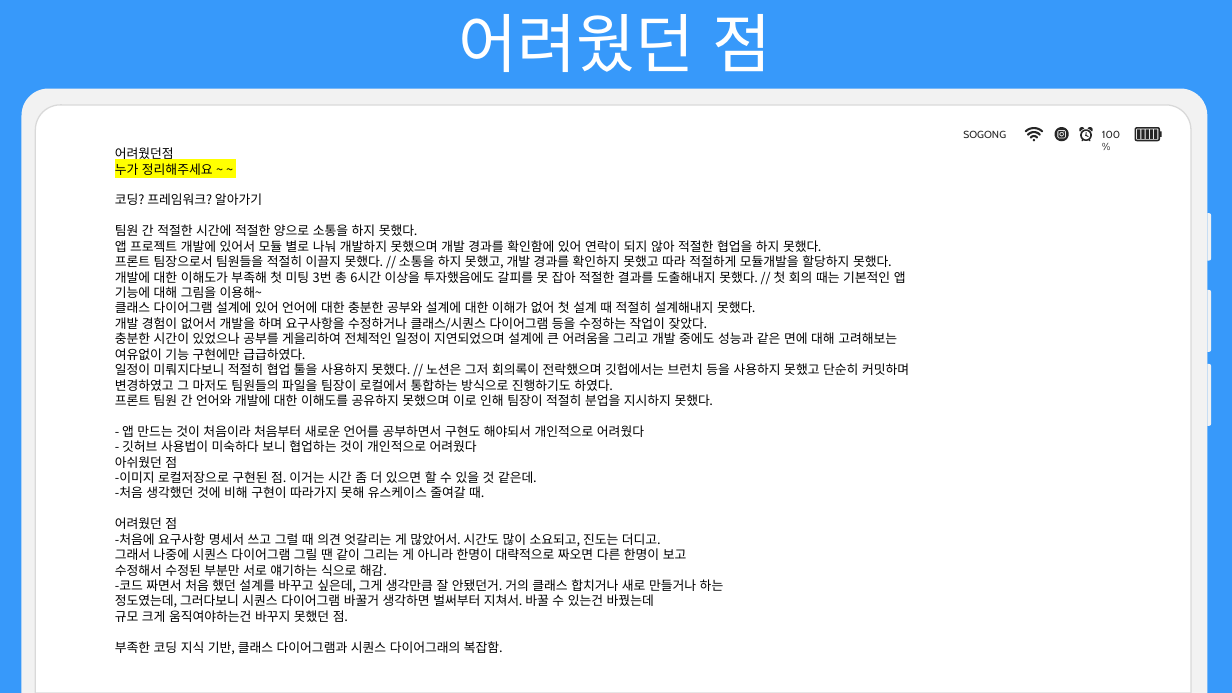
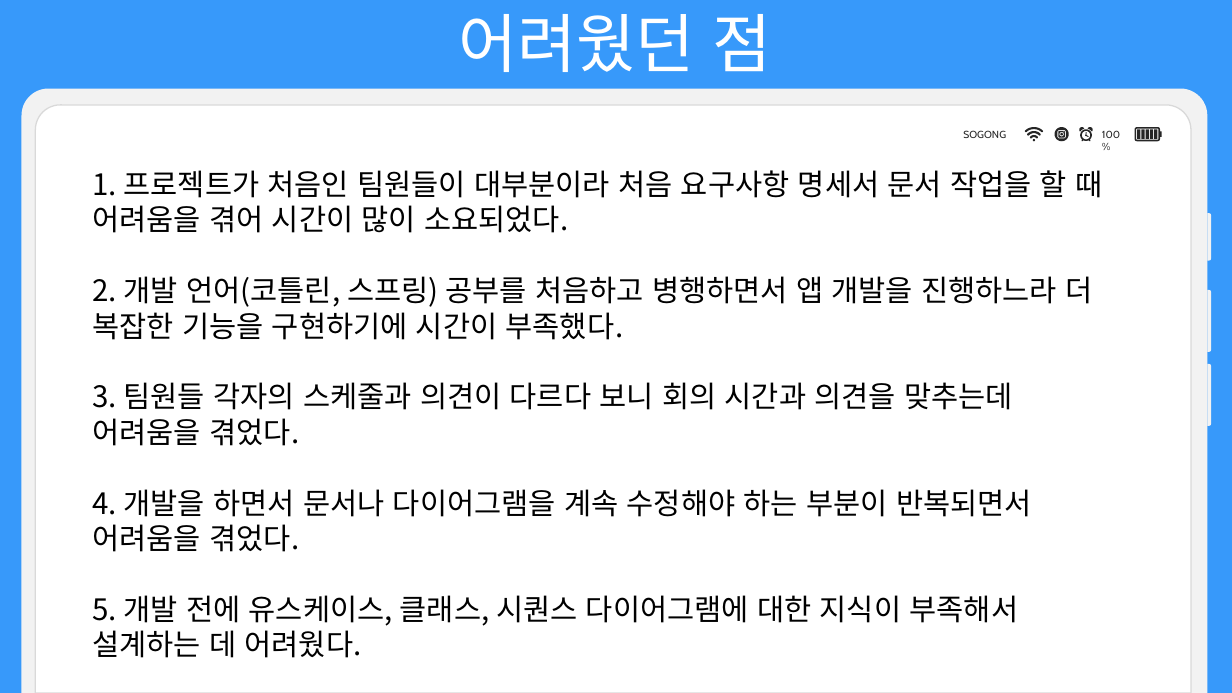
Before and after one commit to choign3123/SE_7, a slide deck: slide 35 of 발표/소프트웨어공학 발표(거의완성).pptx. Drawn at 1232x693 pixels with LibreOffice and Linux fonts; fonts in the diff are those of the drawing. Boxes give left, top, right and bottom in pixels: in the first picture for what was removed or moved away, otherwise in the second. Text is boxed around its words. In the diff, an @@ line names an element or a change of style, - is before the commit and + after.

Commit message:
어려웠던점 배웠던점

```diff
--- a/발표/소프트웨어공학 발표(거의완성).pptx
+++ b/발표/소프트웨어공학 발표(거의완성).pptx
@@ text removed at [115, 145, 909, 655] @@
-어려웠던점
-누가 정리해주세요 ~ ~
-코딩? 프레임워크? 알아가기
-팀원 간 적절한 시간에 적절한 양으로 소통을 하지 못했다.
-앱 프로젝트 개발에 있어서 모듈 별로 나눠 개발하지 못했으며 개발 경과를 확인함에 있어 연락이 되지 않아 적절한 협업을 하지 못했다.
-프론트 팀장으로서 팀원들을 적절히 이끌지 못했다. // 소통을 하지 못했고, 개발 경과를 확인하지 못했고 따라 적절하게 모듈개발을 할당하지 못했다.
-개발에 대한 이해도가 부족해 첫 미팅 3번 총 6시간 이상을 투자했음에도 갈피를 못 잡아 적절한 결과를 도출해내지 못했다. // 첫 회의 때는 기본적인 앱 기능에 대해 그림을 이용해~
-클래스 다이어그램 설계에 있어 언어에 대한 충분한 공부와 설계에 대한 이해가 없어 첫 설계 때 적절히 설계해내지 못했다.
-개발 경험이 없어서 개발을 하며 요구사항을 수정하거나 클래스/시퀀스 다이어그램 등을 수정하는 작업이 잦았다.
-충분한 시간이 있었으나 공부를 게을리하여 전체적인 일정이 지연되었으며 설계에 큰 어려움을 그리고 개발 중에도 성능과 같은 면에 대해 고려해보는 여유없이 기능 구현에만 급급하였다.
-일정이 미뤄지다보니 적절히 협업 툴을 사용하지 못했다. // 노션은 그저 회의록이 전락했으며 깃헙에서는 브런치 등을 사용하지 못했고 단순히 커밋하며 변경하였고 그 마저도 팀원들의 파일을 팀장이 로컬에서 통합하는 방식으로 진행하기도 하였다.
-프론트 팀원 간 언어와 개발에 대한 이해도를 공유하지 못했으며 이로 인해 팀장이 적절히 분업을 지시하지 못했다.
-- 앱 만드는 것이 처음이라 처음부터 새로운 언어를 공부하면서 구현도 해야되서 개인적으로 어려웠다
-- 깃허브 사용법이 미숙하다 보니 협업하는 것이 개인적으로 어려웠다
-아쉬웠던 점
--이미지 로컬저장으로 구현된 점. 이거는 시간 좀 더 있으면 할 수 있을 것 같은데.
--처음 생각했던 것에 비해 구현이 따라가지 못해 유스케이스 줄여갈 때.
-어려웠던 점
--처음에 요구사항 명세서 쓰고 그럴 때 의견 엇갈리는 게 많았어서. 시간도 많이 소요되고, 진도는 더디고.
-그래서 나중에 시퀀스 다이어그램 그릴 땐 같이 그리는 게 아니라 한명이 대략적으로 짜오면 다른 한명이 보고
-수정해서 수정된 부분만 서로 얘기하는 식으로 해감.
--코드 짜면서 처음 했던 설계를 바꾸고 싶은데, 그게 생각만큼 잘 안됐던거. 거의 클래스 합치거나 새로 만들거나 하는
-정도였는데, 그러다보니 시퀀스 다이어그램 바꿀거 생각하면 벌써부터 지쳐서. 바꿀 수 있는건 바꿨는데
-규모 크게 움직여야하는건 바꾸지 못했던 점.
-부족한 코딩 지식 기반, 클래스 다이어그램과 시퀀스 다이어그래의 복잡함.
@@ text added at [92, 170, 1102, 658], 23 pt, text #000000 @@
+1. 프로젝트가 처음인 팀원들이 대부분이라 처음 요구사항 명세서 문서 작업을 할 때 어려움을 겪어 시간이 많이 소요되었다.
+2. 개발 언어(코틀린, 스프링) 공부를 처음하고 병행하면서 앱 개발을 진행하느라 더 복잡한 기능을 구현하기에 시간이 부족했다.
+3. 팀원들 각자의 스케줄과 의견이 다르다 보니 회의 시간과 의견을 맞추는데 어려움을 겪었다.
+4. 개발을 하면서 문서나 다이어그램을 계속 수정해야 하는 부분이 반복되면서 어려움을 겪었다.
+5. 개발 전에 유스케이스, 클래스, 시퀀스 다이어그램에 대한 지식이 부족해서 설계하는 데 어려웠다.
```
Also in this commit, not shown: 1 other slide changed.
